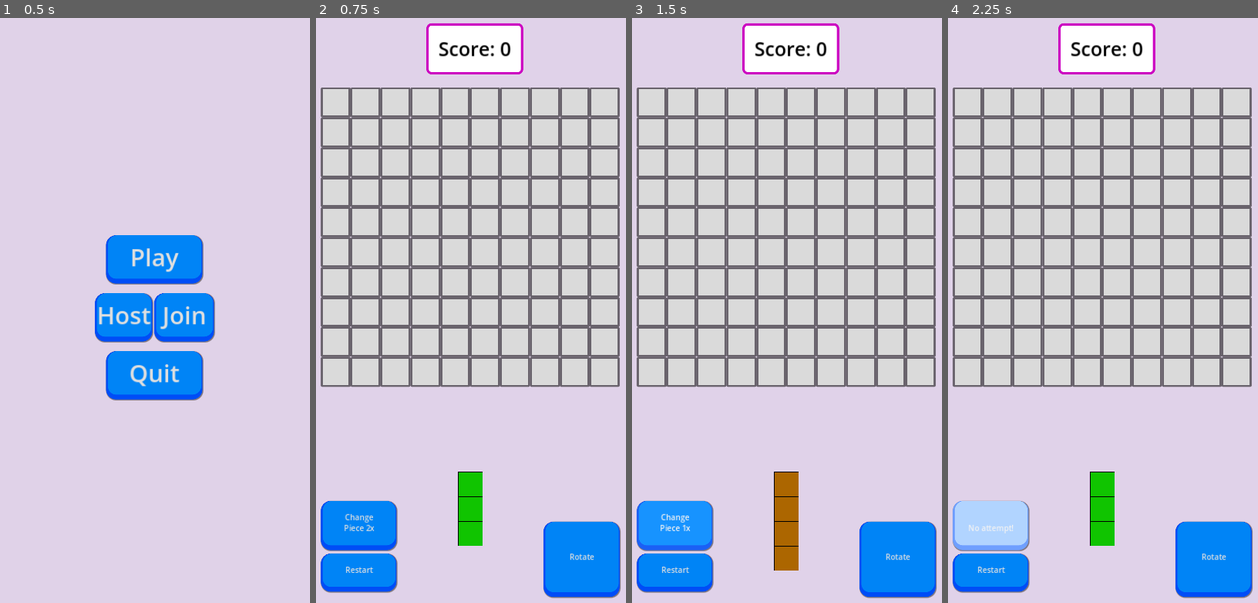
Above: before the commit, frames 1-4 (left to right).
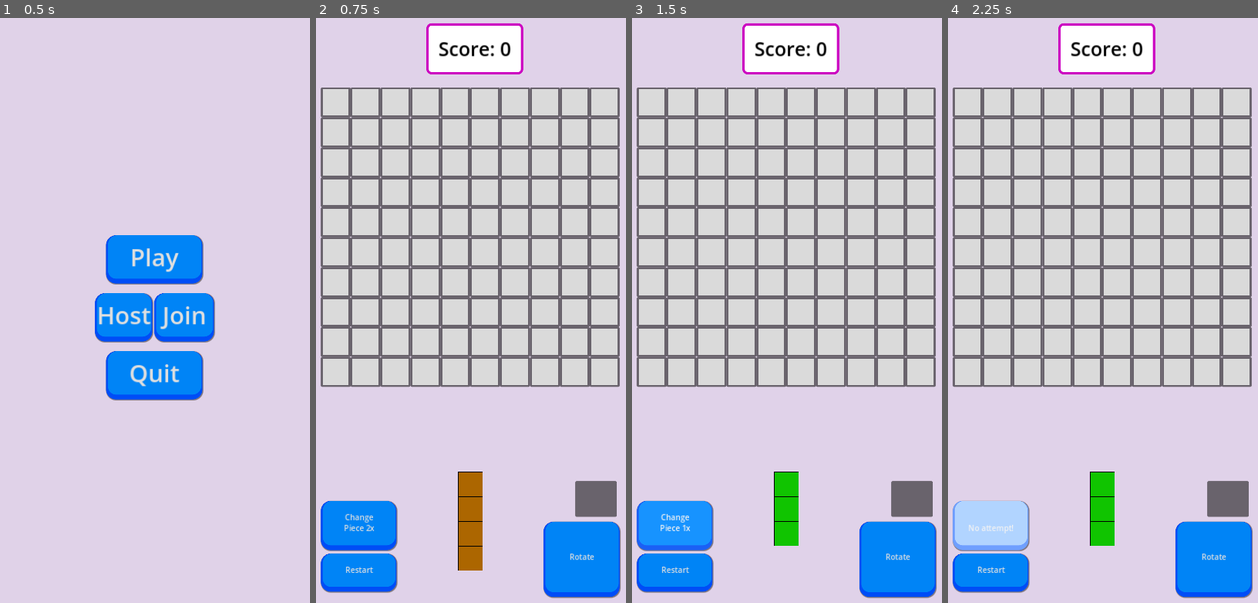
Above: after the commit, the same moments.

Repository: Awe0/Color-Jam
Game: Godot game, scene res://Scenes/Menu.tscn
Same seed, same stepped clock (60 frames per second), same inputs: the game is played once before the commit and once after it.
Inputs:
- Up to frame 1 (0.5 s): no input
- Up to frame 2 (0.75 s): click "Play" at 0.5 s
- Up to frame 3 (1.5 s): click "Change Piece 2x" at 1.25 s
- Up to frame 4 (2.25 s): click "Change Piece 1x" at 2 s

Frame 1 is identical in both runs. In frame 2, 2.1% of the frame differs, in the area x 45-98%, y 77-95%; in frame 3, 2.1%; in frame 4, 0.8%.

Commit message:
Piece queue ok

Diff:
--- a/Scenes/Game.tscn
+++ b/Scenes/Game.tscn
@@ -103,7 +103,6 @@
 text = "Score: 0"
 
 [node name="Upgrade" type="Button" parent="."]
-visible = false
 layout_mode = 0
 offset_left = 578.0
 offset_top = 978.0
--- a/Scripts/game.gd
+++ b/Scripts/game.gd
@@ -18,7 +18,6 @@
 var selected_color = null
 var piece_queue = []
 var attempt = 2
-#var arraytest = [0,]
 var color_scenes = [
 	preload("res://Scenes/Colors/Red.tscn"),
 	preload("res://Scenes/Colors/Green.tscn"),
@@ -37,28 +36,22 @@
 func _ready():
 	initialize_piece_queue()
 	create_grid()
-	assign_random_color()
+	update_previews()
+	#update_piece_queue()
 
 func initialize_piece_queue():
 	for i in range(3):
 		var random_index = randi() % color_scenes.size()
-		#print("color_scene array : ")
-		#print(color_scenes)
-		#print("\nrandom index : ")
-		#print(random_index)
 		var new_piece = color_scenes[random_index]
-		#print("\n new piece : ")
-		#print(new_piece)
 		piece_queue.append(new_piece)
-		#print("\n piece queue : ")
-		#print(piece_queue)
+		selected_color = piece_queue[0].instantiate()
 
 func update_piece_queue():
 	piece_queue.pop_front()
 	var random_index = randi() % color_scenes.size()
-	var new_piece = color_scenes[random_index].instantiate()
+	var new_piece = color_scenes[random_index]
 	piece_queue.append(new_piece)
-	selected_color = piece_queue[0]
+	selected_color = piece_queue[0].instantiate()
 	update_previews()
 
 func create_grid():
@@ -82,6 +75,7 @@
 			if attempt <= 0:
 				game_over.visible = true
 				hide_all_buttons()
+		print(piece_queue) #ICIIIIIIIIIIIIIIIIIIIIIIIIIIIIIIIIIIIIIIIIIIIIIIIIIIIIIIIIIIIIIII
 	else:
 		return
 
@@ -93,7 +87,7 @@
 			var y = j if selected_color.is_vertical else j + n
 			cells[x][y].icon = load("res://Assets/"+ selected_color.color_name +".png")
 		score_count()
-		assign_random_color()
+		update_piece_queue()
 	else:
 		return
 
@@ -106,14 +100,6 @@
 		if cells[x][y].icon != BLANK_CELL:
 			return false
 	return true
-
-func assign_random_color():
-	preview.rotation = 0
-	var random_index = randi() % color_scenes.size()
-	#if piece_order.size() < 3:
-		#piece_order.append(color_scenes[random_index])
-	selected_color = color_scenes[random_index].instantiate()
-	update_previews()
 
 func update_previews():
 	var color_name = selected_color.color_name
@@ -153,6 +139,7 @@
 				cell.icon = BLANK_CELL
 
 func upgrade_grid():
+
 	var probability_of_impossible = 0.2
 	for row in cells:
 		for cell in row:
@@ -184,14 +171,17 @@
 func _on_change_piece_pressed() -> void:
 	var disable_theme_button = load("res://Themes/Disable_Button.theme")
 	if attempt == 2:
-		assign_random_color()
+		update_piece_queue()
 		change_piece_button.text = "\nChange\nPiece 1x\n\n"
 		attempt = 1
 	elif attempt == 1:
-		assign_random_color()
+		update_piece_queue()
 		change_piece_button.text = "\n\nNo attempt!\n\n"
 		attempt = 0
 		change_piece_button.set_theme(disable_theme_button)
+		if not check_grid(selected_color):
+			game_over.visible = true
+			hide_all_buttons()
 	else:
 		pass
 
